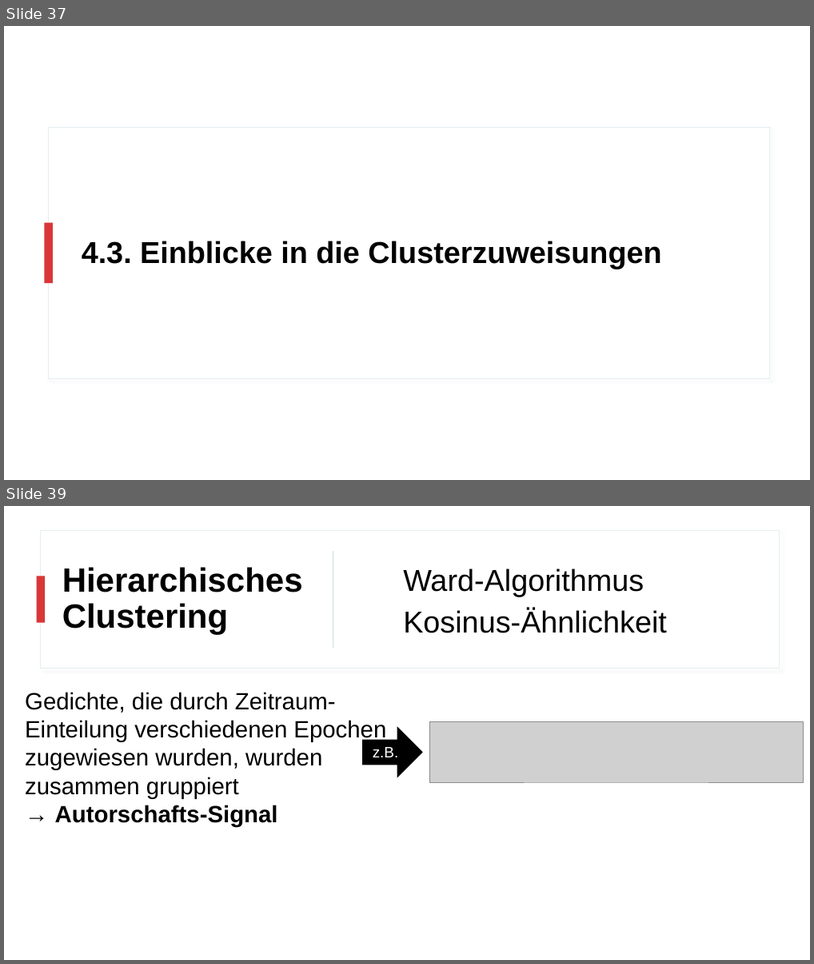
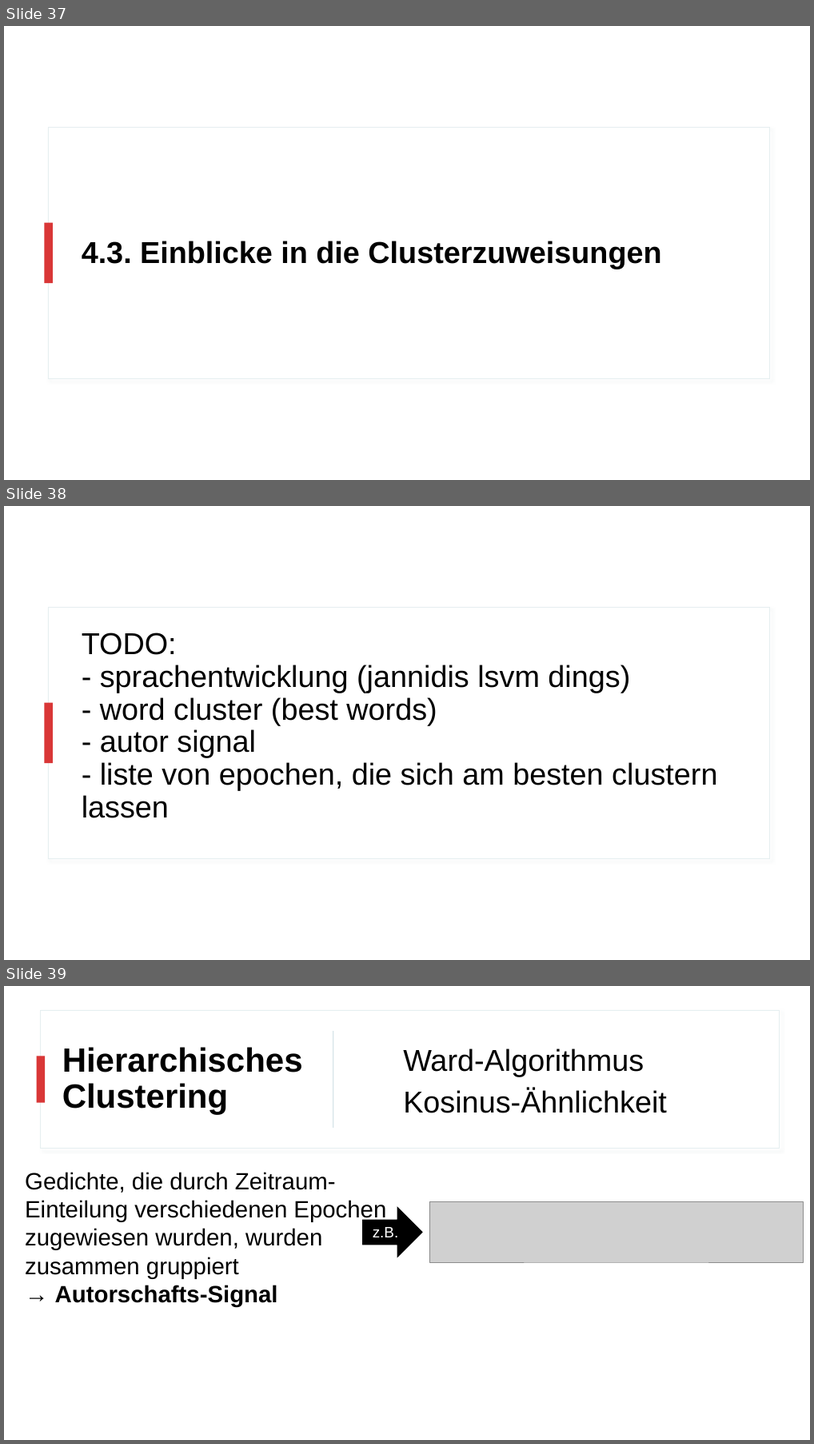
Before and after one commit to realjanpaulus/clusterpoems, a slide deck: presentation/clustering_presentation.pptx. Shown one above the other, each under a label of ours: slides 37 and 39 before the commit, slides 37, 38 and 39 after it; the slides between them are not shown. The pictures are 814x964 and 814x1444 pixels, drawn with LibreOffice and Linux fonts; fonts in the diff are those of the drawing; grey boxes stand for pictures. Boxes give left, top, right and bottom in pixels: in the first picture for what was removed or moved away, otherwise in the second. Text is boxed around its words. In the diff, an @@ line names an element or a change of style, - is before the commit and + after.

```diff
--- a/presentation/clustering_presentation.pptx
+++ b/presentation/clustering_presentation.pptx
@@ slide 38 added at (x1=4, y1=506, x2=810, y2=960), background #FFFFFF; not listed: 2 template elements that a slide beside it also shows @@
@@ title added at (x1=82, y1=632, x2=718, y2=818), 36 pt, text #000000 @@
+TODO:
+- sprachentwicklung (jannidis lsvm dings)
+- word cluster (best words)
+- autor signal
+- liste von epochen, die sich am besten clustern lassen
```
Also in this commit, not shown: 1 slide removed, 4 other files.
